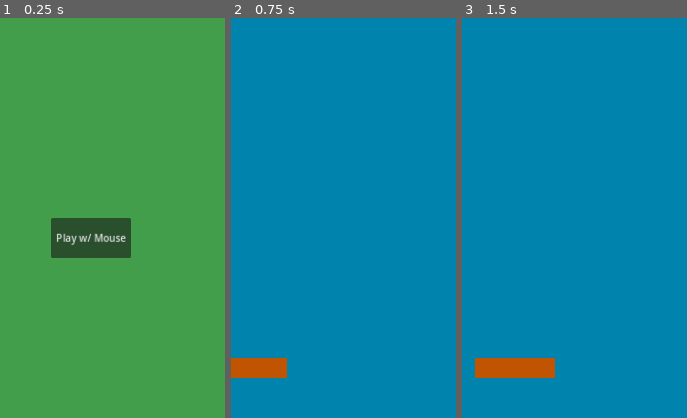
Above: before the commit, frames 1-3 (left to right).
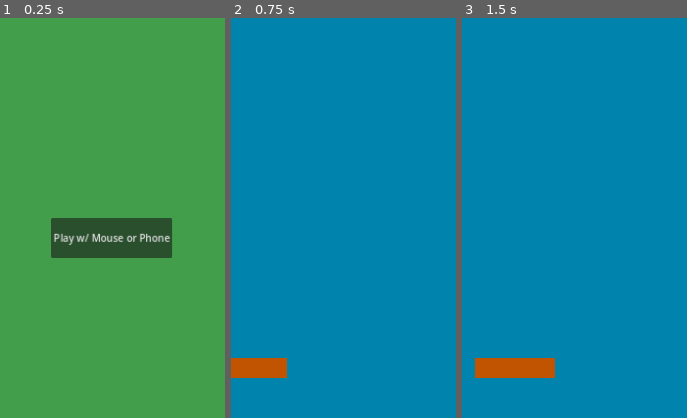
Above: after the commit, the same moments.

Repository: DDSuarez/NotBreakout
Game: Godot game, scene res://src/scenes/main_menu.tscn
Two runs of this game, one before a commit and one after it. Both use one fixed random seed, a clock stepped at 60 frames per second and the inputs below.
Inputs (mouse positions are % of the whole screen's width and height, from its top left):
- Up to frame 1 (0.25 s): no input
- Up to frame 2 (0.75 s): click "Play w/ Keeb" at 0.5 s
- Up to frame 3 (1.5 s): tap Enter at 1.25 s; move the mouse to (72, 45) at 1.27 s; hold Right (m_right) from 1.28 s (still down)
The pictures show only the part of the screen within x 46-96%, y 50-100%; the shares and areas given below are measured in that part.

The runs differ from the first frame. In frame 1, 2.3% of the frame differs, in the area x 24-77%, y 50-60%; in frame 2, nothing differs; in frame 3, nothing differs.

Commit message:
added android. game is complete :)

Diff:
--- a/project.godot
+++ b/project.godot
@@ -10,7 +10,7 @@
 
 [application]
 
-config/name="!Breakout"
+config/name="NotBreakout"
 config/description="it's not breakouts"
 run/main_scene="res://src/scenes/main_menu.tscn"
 config/features=PackedStringArray("4.2", "Forward Plus")
@@ -42,3 +42,7 @@
 , Object(InputEventKey,"resource_local_to_scene":false,"resource_name":"","device":-1,"window_id":0,"alt_pressed":false,"shift_pressed":false,"ctrl_pressed":false,"meta_pressed":false,"pressed":false,"keycode":0,"physical_keycode":68,"key_label":0,"unicode":100,"echo":false,"script":null)
 ]
 }
+
+[rendering]
+
+textures/vram_compression/import_etc2_astc=true
--- a/src/scenes/main_menu.tscn
+++ b/src/scenes/main_menu.tscn
@@ -41,7 +41,7 @@
 offset_top = 960.0
 offset_right = 544.0
 offset_bottom = 1024.0
-text = "Play w/ Mouse"
+text = "Play w/ Mouse or Phone"
 
 [node name="Logo" type="Sprite2D" parent="."]
 position = Vector2(688, 32)
